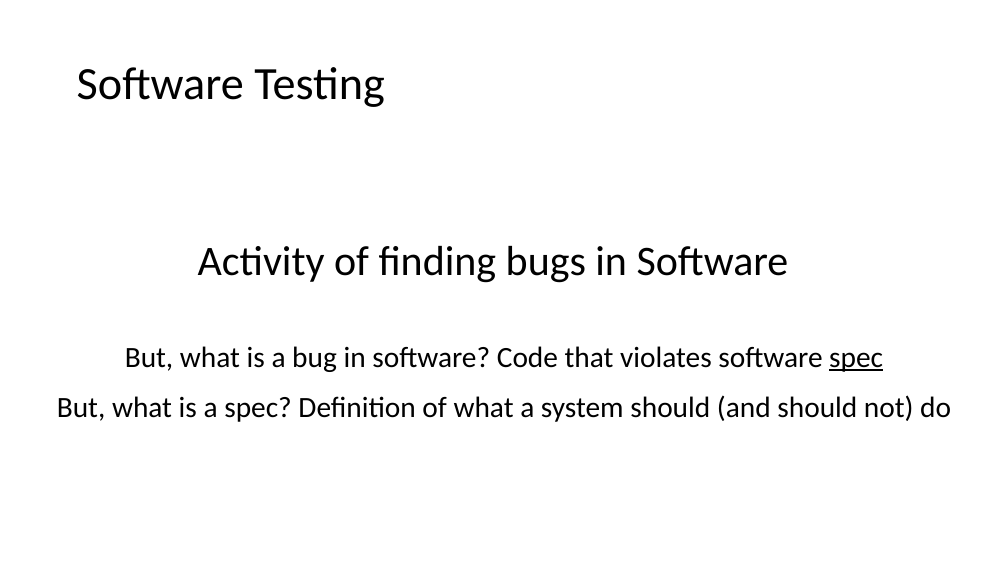
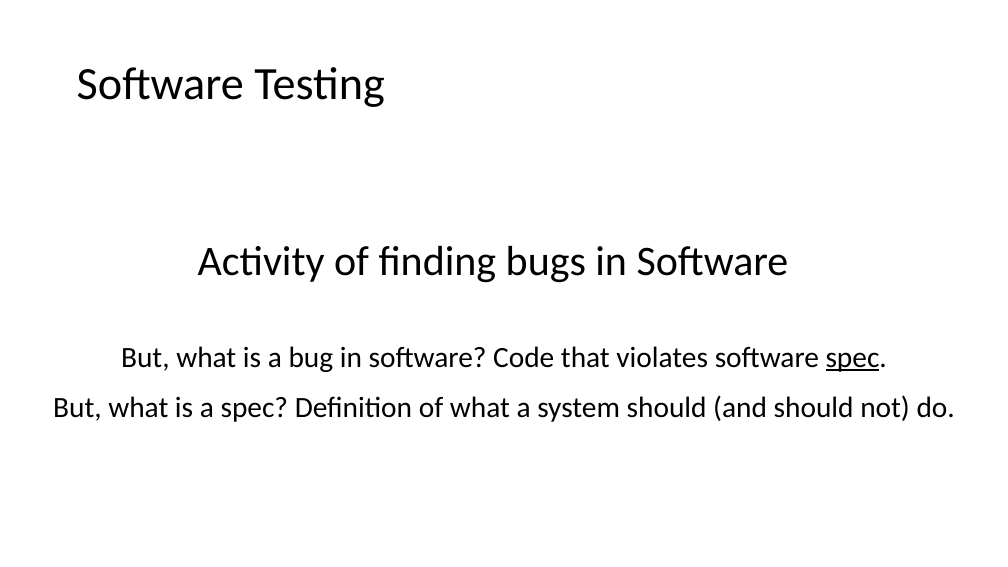
Before and after one commit to damorim/testing-cin-minicourse, a slide deck: slide 4 of testing-minicourse.pptx. Drawn at 1008x567 pixels with LibreOffice and Linux fonts; fonts in the diff are those of the drawing. Boxes give left, top, right and bottom in pixels: in the first picture for what was removed or moved away, otherwise in the second. Text is boxed around its words. In the diff, an @@ line names an element or a change of style, - is before the commit and + after.

```diff
--- a/testing-minicourse.pptx
+++ b/testing-minicourse.pptx
@@ text at (x1=121, y1=346, x2=887, y2=372): text changed @@
-But, what is a bug in software? Code that violates software spec
+But, what is a bug in software? Code that violates software spec.
@@ text at (x1=53, y1=395, x2=955, y2=422): text changed @@
-But, what is a spec? Definition of what a system should (and should not) do
+But, what is a spec? Definition of what a system should (and should not) do.
```
Also in this commit, not shown: 17 other slides changed, 30 slides added, 2 slides removed.
